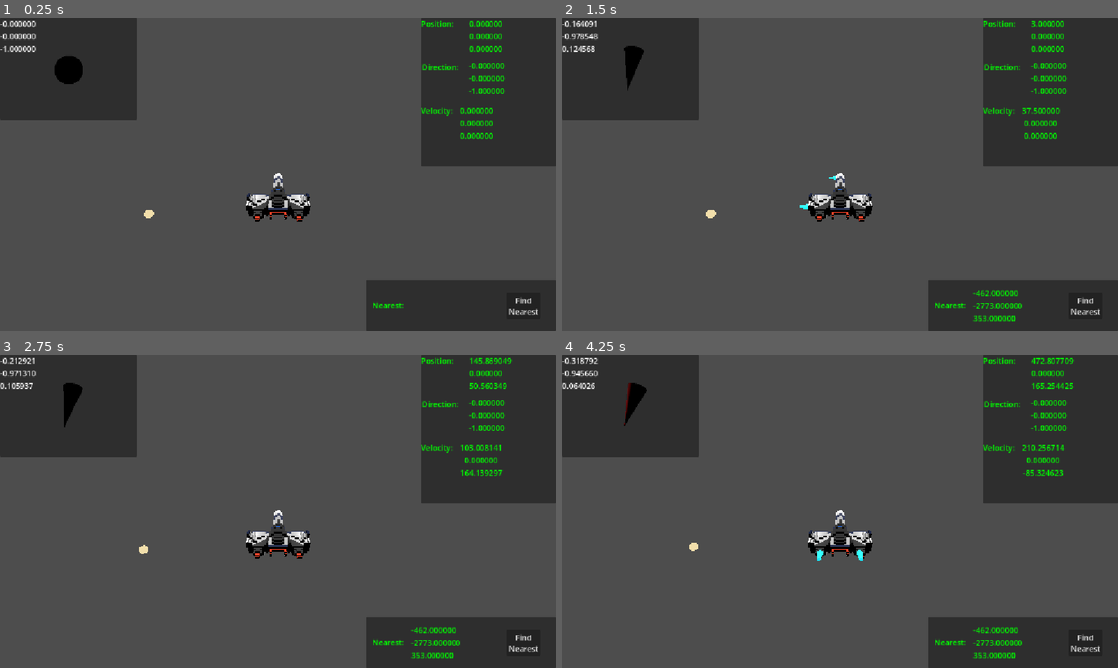
Above: before the commit, frames 1-4 (two rows, left to right).
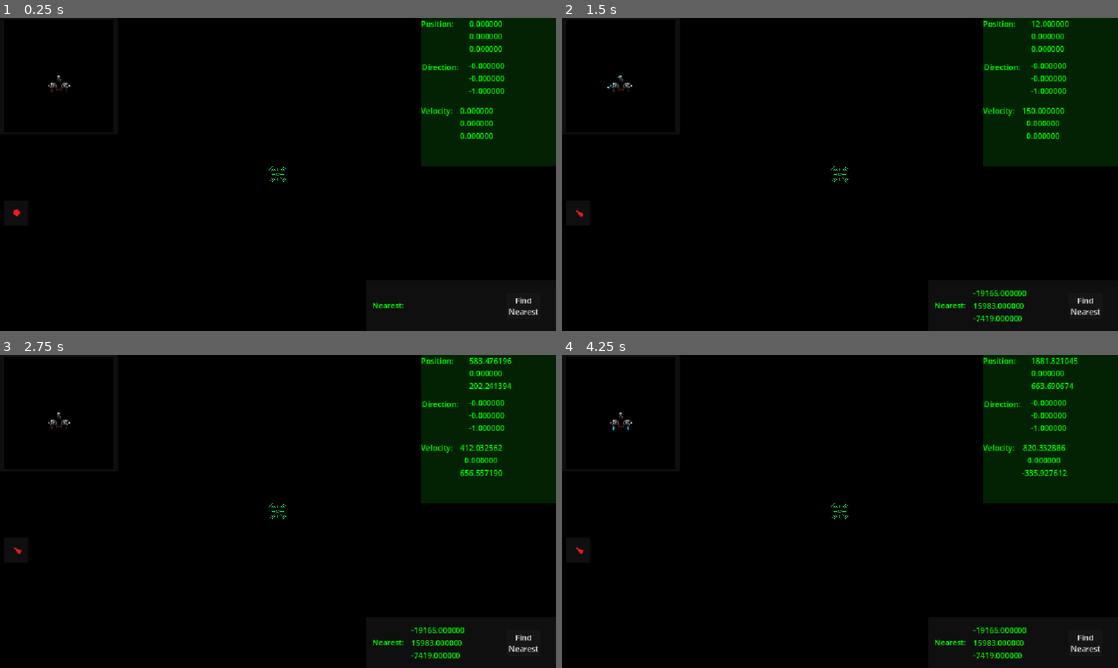
Above: after the commit, the same moments.

Repository: Sherwoodwt/space-ship
Game: Godot game, scene res://Game.tscn
The game is run twice, just before and just after one commit, with the same random seed, the same clock (stepped at 60 frames per second) and the same inputs.
Inputs (mouse positions are in pixels of both pictures, inside the frame that each line leads up to):
- Up to frame 1 (0.25 s): no input
- Up to frame 2 (1.5 s): click "Find Nearest" at 0.5 s; tap Enter at 1.25 s; move the mouse to (962, 158) at 1.27 s; hold D (right) from 1.28 s (still down); hold Shift (boost) from 1.28 s (still down)
- Up to frame 3 (2.75 s): tap Ctrl (break) at 1.55, 2.1 s; move the mouse to (166, 527) at 2.02 s; release D (right) at 2.03 s; release Shift (boost) at 2.03 s; hold S (backward) from 2.03 s (still down); tap F (nearest_star, bound only after the commit) at 2.3 s
- Up to frame 4 (4.25 s): move the mouse to (895, 442) at 2.77 s; release S (backward) at 2.78 s; hold D (right) 2.78-3.53 s; tap F (nearest_star, bound only after the commit) at 2.85 s; tap V (toggle_camera, bound only after the commit) at 3.05, 3.6 s; move the mouse to (812, 574) at 3.52 s; hold W (forward) from 3.53 s (still down); tap Shift (boost) at 3.8 s

The runs differ from the first frame. In frame 1, 98% of the frame differs, in the area x 0-100%, y 0-100%; in frame 2, 98%; in frame 3, 98%; in frame 4, 98%.

Commit message:
Flying around and camera views

Diff:
--- a/Game.tscn
+++ b/Game.tscn
@@ -1,26 +1,37 @@
 [gd_scene format=3 uid="uid://docm7prmbxp70"]
 
+[ext_resource type="Script" uid="uid://dj2lovq6786pk" path="res://game.gd" id="1_r0x5m"]
 [ext_resource type="Script" uid="uid://cq1hf52rgilkn" path="res://sector.gd" id="1_sb48q"]
 [ext_resource type="PackedScene" uid="uid://dkf554pyhjj20" path="res://ship.tscn" id="1_wbfu4"]
 [ext_resource type="Script" uid="uid://dr4uqhbhh7r42" path="res://camera.gd" id="3_sb48q"]
+[ext_resource type="Script" uid="uid://dlbs8px7fy1gg" path="res://cameras.gd" id="3_t88pq"]
 [ext_resource type="PackedScene" uid="uid://taswcl1cagla" path="res://ShipHUD.tscn" id="3_u44n3"]
+[ext_resource type="PackedScene" uid="uid://csyxewyre8t5o" path="res://crosshair.tscn" id="6_3mrqo"]
 
 [node name="Game" type="Node3D" unique_id=728801299]
+script = ExtResource("1_r0x5m")
 
 [node name="Section" type="Node3D" parent="." unique_id=1744669408]
 script = ExtResource("1_sb48q")
+size = 100000.0
 
 [node name="Ship" parent="." unique_id=944005227 instance=ExtResource("1_wbfu4")]
 
-[node name="Node3D" type="Node3D" parent="Ship" unique_id=412299355]
+[node name="Cameras" type="Node3D" parent="Ship" unique_id=412299355]
+script = ExtResource("3_t88pq")
+is_first_person = true
 
-[node name="Camera3D2" type="Camera3D" parent="Ship/Node3D" unique_id=624852853]
+[node name="3rdPerson" type="Camera3D" parent="Ship/Cameras" unique_id=624852853 groups=["pilot_camera"]]
 transform = Transform3D(1, 0, 0, 0, 0.9366722, 0.3502074, 0, -0.3502074, 0.9366722, 0, 5.225, 10.767)
-cull_mask = 1048573
-far = 500000.0
+cull_mask = 1048063
+far = 200000.0
 script = ExtResource("3_sb48q")
 
-[node name="DirectionalLight3D" type="DirectionalLight3D" parent="." unique_id=381357965]
-transform = Transform3D(1, 0, 0, 0, -0.12742819, 0.9918478, 0, -0.9918478, -0.12742819, 0, 1.002068, 0)
+[node name="1stPerson" type="Camera3D" parent="Ship/Cameras" unique_id=1156778610 groups=["pilot_camera"]]
+transform = Transform3D(1, 0, 0, 0, 1, 0, 0, 0, 1, 0, 0, -2.9840207)
+cull_mask = 1048063
+far = 200000.0
+
+[node name="CanvasLayer" parent="Ship/Cameras" unique_id=1926316699 instance=ExtResource("6_3mrqo")]
 
 [node name="ShipHud" parent="." unique_id=95916708 instance=ExtResource("3_u44n3")]
--- a/ShipHUD.tscn
+++ b/ShipHUD.tscn
@@ -1,9 +1,12 @@
 [gd_scene format=3 uid="uid://taswcl1cagla"]
 
 [ext_resource type="LabelSettings" uid="uid://c17f208nrrssd" path="res://labels.tres" id="1_i3dh4"]
+[ext_resource type="PackedScene" uid="uid://csyxewyre8t5o" path="res://crosshair.tscn" id="1_lr5s1"]
+[ext_resource type="Script" uid="uid://5n1r86glxo4c" path="res://secondary_view.gd" id="1_pj7ic"]
 [ext_resource type="PackedScene" uid="uid://dtsu1uusa6j0t" path="res://pointer.tscn" id="1_qgj2p"]
 [ext_resource type="Script" uid="uid://yotnlhoqipcc" path="res://nearest_sun.gd" id="2_ostj3"]
 [ext_resource type="Script" uid="uid://cqnu3wuv1o6p2" path="res://display_vector.gd" id="3_2c0sx"]
+[ext_resource type="Theme" uid="uid://b8q0unrig5ml1" path="res://panels.tres" id="4_qgj2p"]
 
 [node name="ShipHud" type="Control" unique_id=95916708]
 layout_mode = 3
@@ -15,30 +18,54 @@
 
 [node name="CanvasLayer" type="CanvasLayer" parent="." unique_id=1277068784]
 
+[node name="AltView" type="Panel" parent="CanvasLayer" unique_id=646639710]
+offset_right = 244.0
+offset_bottom = 241.0
+
+[node name="SubViewportContainer" type="SubViewportContainer" parent="CanvasLayer/AltView" unique_id=1647565761]
+layout_mode = 0
+offset_left = 9.0
+offset_top = 5.0
+offset_right = 235.0
+offset_bottom = 235.0
+stretch = true
+
+[node name="SubViewport" type="SubViewport" parent="CanvasLayer/AltView/SubViewportContainer" unique_id=1513967965]
+handle_input_locally = false
+size = Vector2i(226, 230)
+render_target_update_mode = 4
+
+[node name="CanvasLayer" parent="CanvasLayer/AltView/SubViewportContainer/SubViewport" unique_id=1926316699 instance=ExtResource("1_lr5s1")]
+start_flipped = true
+
+[node name="SecondaryView" type="Camera3D" parent="CanvasLayer/AltView/SubViewportContainer/SubViewport" unique_id=639210039]
+cull_mask = 1048063
+far = 200000.0
+script = ExtResource("1_pj7ic")
+
 [node name="Pointer" type="Panel" parent="CanvasLayer" unique_id=208163446]
-offset_right = 284.0
-offset_bottom = 211.0
+anchors_preset = 4
+anchor_top = 0.5
+anchor_bottom = 0.5
+offset_left = 8.08
+offset_top = 54.0
+offset_right = 59.0
+offset_bottom = 105.5
+grow_vertical = 2
 
 [node name="SubViewportContainer" type="SubViewportContainer" parent="CanvasLayer/Pointer" unique_id=258984295]
 layout_mode = 0
-offset_right = 285.0
-offset_bottom = 215.0
+offset_right = 52.92
+offset_bottom = 50.0
 stretch = true
 
 [node name="SubViewport" type="SubViewport" parent="CanvasLayer/Pointer/SubViewportContainer" unique_id=733386666]
 transparent_bg = true
 handle_input_locally = false
-size = Vector2i(285, 215)
+size = Vector2i(52, 50)
 render_target_update_mode = 4
 
 [node name="Pointer" parent="CanvasLayer/Pointer/SubViewportContainer/SubViewport" unique_id=1445720581 instance=ExtResource("1_qgj2p")]
-
-[node name="Label" type="Label" parent="CanvasLayer/Pointer" unique_id=1048893774]
-layout_mode = 0
-offset_right = 40.0
-offset_bottom = 23.0
-script = ExtResource("3_2c0sx")
-event = "pointer_direction"
 
 [node name="NearestSun" type="Panel" parent="CanvasLayer" unique_id=392446858]
 anchors_preset = 3
@@ -106,6 +133,7 @@
 offset_left = -280.0
 offset_bottom = 307.0
 grow_horizontal = 0
+theme = ExtResource("4_qgj2p")
 
 [node name="Position" type="Label" parent="CanvasLayer/ShipStuff" unique_id=411213121]
 layout_mode = 0
--- /dev/null
+++ b/cameras.gd
@@ -0,0 +1,21 @@
+extends Node3D
+
+@export var is_first_person: bool
+
+@onready var first_person: Camera3D = $"1stPerson"
+@onready var third_person: Camera3D = $"3rdPerson"
+
+func _ready() -> void:
+	_reset()
+
+func _process(delta: float) -> void:
+	if Input.is_action_just_pressed("toggle_camera"):
+		is_first_person = !is_first_person
+		_reset()
+		Events.camera_changed.emit()
+
+func _reset():
+	if is_first_person:
+		first_person.make_current()
+	else:
+		third_person.make_current()
--- /dev/null
+++ b/crosshair.tscn
@@ -0,0 +1,40 @@
+[gd_scene format=3 uid="uid://csyxewyre8t5o"]
+
+[ext_resource type="Script" uid="uid://cnrc8ajh2cma2" path="res://toggle.gd" id="1_ly6fr"]
+[ext_resource type="Texture2D" uid="uid://cewh2qpfl2ppt" path="res://sprites/crosshair.png" id="1_rtxwy"]
+
+[node name="CanvasLayer" type="CanvasLayer" unique_id=1926316699]
+script = ExtResource("1_ly6fr")
+event = "camera_changed"
+
+[node name="Control" type="Control" parent="." unique_id=895745886]
+layout_mode = 3
+anchors_preset = 8
+anchor_left = 0.5
+anchor_top = 0.5
+anchor_right = 0.5
+anchor_bottom = 0.5
+offset_left = -32.0
+offset_top = -32.0
+offset_right = 32.0
+offset_bottom = 32.0
+grow_horizontal = 2
+grow_vertical = 2
+
+[node name="Crosshair" type="TextureRect" parent="Control" unique_id=1887869730]
+light_mask = 1023
+visibility_layer = 1023
+layout_mode = 1
+anchors_preset = 8
+anchor_left = 0.5
+anchor_top = 0.5
+anchor_right = 0.5
+anchor_bottom = 0.5
+offset_left = -20.0
+offset_top = -20.0
+offset_right = 20.0
+offset_bottom = 20.0
+grow_horizontal = 2
+grow_vertical = 2
+texture = ExtResource("1_rtxwy")
+expand_mode = 3
--- a/events.gd
+++ b/events.gd
@@ -8,3 +8,4 @@
 signal find_nearest_star(position: Vector3)
 signal to_target(target: Vector3)
 signal pointer_direction(dir: Vector3)
+signal camera_changed()
--- /dev/null
+++ b/game.gd
@@ -0,0 +1,17 @@
+extends Node3D
+
+@export var min_size: int
+@export var max_size: int
+@export var size: float = 10000
+@export var num_planets: int
+
+const star_scene = preload("res://star.tscn")
+
+func _ready() -> void:
+	for i in range(0, num_planets):
+		var x = randi_range(-size, size)
+		var y = randi_range(-size, size)
+		var z = randi_range(-size, size)
+		var star = star_scene.instantiate() as Star
+		add_child(star)
+		star.position = Vector3(x, y, z)
--- /dev/null
+++ b/map.tscn
@@ -0,0 +1,15 @@
+[gd_scene format=3 uid="uid://bqyjfbo58od17"]
+
+[ext_resource type="Shader" uid="uid://xb2clwqe5tj2" path="res://sector.gdshader" id="1_c7s6e"]
+
+[sub_resource type="ShaderMaterial" id="ShaderMaterial_wijl4"]
+render_priority = 0
+shader = ExtResource("1_c7s6e")
+
+[sub_resource type="BoxMesh" id="BoxMesh_e0an3"]
+material = SubResource("ShaderMaterial_wijl4")
+
+[node name="Map" type="Node3D" unique_id=912400981]
+
+[node name="MeshInstance3D" type="MeshInstance3D" parent="." unique_id=1931729624]
+mesh = SubResource("BoxMesh_e0an3")
--- a/nearest_sun.gd
+++ b/nearest_sun.gd
@@ -8,6 +8,10 @@
 
 func _ready() -> void:
 	Events.position_changed.connect(_new_position)
+
+func _process(delta: float) -> void:
+	if Input.is_action_just_pressed("nearest_star"):
+		_find_nearest()
 
 func _new_position(position: Vector3):
 	if !_fetched:
--- /dev/null
+++ b/panels.tres
@@ -0,0 +1,16 @@
+[gd_resource type="Theme" format=3 uid="uid://b8q0unrig5ml1"]
+
+[sub_resource type="StyleBoxFlat" id="StyleBoxFlat_jlxee"]
+content_margin_left = 0.0
+content_margin_top = 0.0
+content_margin_right = 0.0
+content_margin_bottom = 0.0
+bg_color = Color(0.101960786, 0.9843137, 0.101960786, 0.13725491)
+corner_radius_top_left = 3
+corner_radius_top_right = 3
+corner_radius_bottom_right = 3
+corner_radius_bottom_left = 3
+corner_detail = 5
+
+[resource]
+Panel/styles/panel = SubResource("StyleBoxFlat_jlxee")
--- a/pointer.gd
+++ b/pointer.gd
@@ -10,6 +10,8 @@
 	Events.position_changed.connect(set_origin)
 
 func _process(delta: float) -> void:
+	if !target:
+		return
 	look_at((target - origin).normalized(), basis.y)
 	Events.pointer_direction.emit(-basis.z)
 
--- a/pointer.tscn
+++ b/pointer.tscn
@@ -17,16 +17,16 @@
 
 [node name="PointerMesh" type="MeshInstance3D" parent="Pivot" unique_id=537753685]
 transform = Transform3D(1, 0, 0, 0, -4.371139e-08, 1, 0, -1, -4.371139e-08, 0, 0, 0)
-layers = 2
+layers = 512
 mesh = SubResource("CylinderMesh_amcjp")
-
-[node name="DirectionalLight3D" type="DirectionalLight3D" parent="." unique_id=304978344]
-transform = Transform3D(1, 0, 0, 0, -4.371139e-08, 1, 0, -1, -4.371139e-08, 0, 0, 0)
-layers = 2
 
 [node name="Pivort" type="Node3D" parent="." unique_id=1583591772]
 
 [node name="Camera3D" type="Camera3D" parent="Pivort" unique_id=914992321]
 transform = Transform3D(1, 0, 0, 0, 1, 0, 0, 0, 1, 0, 0, 3.337319)
-cull_mask = 1047554
+cull_mask = 1048064
 script = ExtResource("2_p82c6")
+
+[node name="DirectionalLight3D" type="DirectionalLight3D" parent="Pivort" unique_id=304978344]
+transform = Transform3D(-4.371139e-08, 1, 0, -1, -4.371139e-08, 0, 0, 0, 1, 0, 0, 0)
+layers = 512
--- a/project.godot
+++ b/project.godot
@@ -24,6 +24,10 @@
 window/size/mode=2
 window/stretch/mode="canvas_items"
 window/stretch/aspect="expand"
+
+[global_group]
+
+pilot_camera=""
 
 [input]
 
@@ -97,6 +101,16 @@
 "events": [Object(InputEventKey,"resource_local_to_scene":false,"resource_name":"","device":-1,"window_id":0,"alt_press …(195 unchanged characters)…
 ]
 }
+toggle_camera={
+"deadzone": 0.2,
+"events": [Object(InputEventKey,"resource_local_to_scene":false,"resource_name":"","device":-1,"window_id":0,"alt_pressed":false,"shift_pressed":false,"ctrl_pressed":false,"meta_pressed":false,"pressed":false,"keycode":0,"physical_keycode":86,"key_label":0,"unicode":118,"location":0,"echo":false,"script":null)
+]
+}
+nearest_star={
+"deadzone": 0.2,
+"events": [Object(InputEventKey,"resource_local_to_scene":false,"resource_name":"","device":-1,"window_id":0,"alt_pressed":false,"shift_pressed":false,"ctrl_pressed":false,"meta_pressed":false,"pressed":false,"keycode":0,"physical_keycode":70,"key_label":0,"unicode":102,"location":0,"echo":false,"script":null)
+]
+}
 
 [physics]
 
@@ -107,3 +121,4 @@
 rendering_device/driver.windows="d3d12"
 renderer/rendering_method="gl_compatibility"
 renderer/rendering_method.mobile="gl_compatibility"
+environment/defaults/default_clear_color=Color(0, 0, 0, 1)
--- /dev/null
+++ b/secondary_view.gd
@@ -0,0 +1,21 @@
+extends Camera3D
+
+var _cameras: Array[Camera3D]
+var _cur: int
+
+func _ready() -> void:
+	_cameras.assign(get_tree().get_nodes_in_group("pilot_camera"))
+	Events.camera_changed.connect(reset_camera)
+	reset_camera()
+	reset_position()
+
+func _process(delta: float) -> void:
+	reset_position()
+
+func reset_position():
+	global_transform = _cameras[_cur].global_transform
+
+func reset_camera():
+	var main = get_tree().root.get_camera_3d()
+	if main == _cameras[_cur]:
+		_cur = (_cur + 1) % _cameras.size()
--- a/ship.gd
+++ b/ship.gd
@@ -5,7 +5,7 @@
 const ACCEL_INC = .5
 const DECELERATION = .1
 const MAX_ROTATION = .03
-const ROTATION_ACCEL = .001
+const ROTATION_ACCEL = .0001
 const BOOST = 4.0
 
 var _acceleration: Vector3
@@ -13,6 +13,8 @@
 
 func _physics_process(delta: float) -> void:
 	var pulse = Vector3.ZERO
+	var boost = Input.is_action_pressed("boost") || velocity.length() > MAX_SPEED
+
 	if Input.is_action_pressed("forward"):
 		pulse.z -= 1
 	if Input.is_action_pressed("backward"):
@@ -21,11 +23,6 @@
 		pulse.x -= 1
 	if Input.is_action_pressed("right"):
 		pulse.x += 1
-
-	var directional_pulse = global_transform.basis * pulse
-
-	if Input.is_action_pressed("break"):
-		directional_pulse = -velocity.normalized()
 
 	var rotation_pulse = Vector3.ZERO
 	if Input.is_action_pressed("rotate_up"):
@@ -46,17 +43,24 @@
 	_flip_exhausts(rotation_pulse.z, $Exhausts/RollLeft, $Exhausts/RollRight)
 	_flip_exhausts(rotation_pulse.x, $Exhausts/TurnUp, $Exhausts/TurnDown)
 
+	var directional_pulse = global_transform.basis * pulse
+	if Input.is_action_pressed("break"):
+		directional_pulse = -velocity.normalized()
+
 	_acceleration = _acceleration.move_toward(directional_pulse * MAX_ACCEL, ACCEL_INC)
 	if pulse.z < 0:
 		$Exhausts/Forward.visible = true
 	else:
 		$Exhausts/Forward.visible = false
 	_flip_exhausts(-pulse.x, $Exhausts/MoveLeft, $Exhausts/MoveRight)
-	var boost = Input.is_action_pressed("boost")
 	var target = directional_pulse * MAX_SPEED
+	var accel = DECELERATION
+	if directional_pulse.length():
+			accel = _acceleration.length()
 	if boost:
 		target = target * BOOST
-	velocity = velocity.move_toward(target, _acceleration.length() if directional_pulse.length() else DECELERATION)
+		accel = accel * BOOST
+	velocity = velocity.move_toward(target, accel)
 	Events.accel_changed.emit(_acceleration)
 	Events.velocity_changed.emit(velocity)
 
--- a/star.gd
+++ b/star.gd
@@ -24,4 +24,3 @@
 	mesh.set_surface_override_material(0, material)
 	var radius: float = lerp(MAX_SIZE, MIN_SIZE, age_percent)
 	scale = scale * radius
-	print(global_position)
--- a/star.tscn
+++ b/star.tscn
@@ -19,11 +19,13 @@
 young_color = Color(0.9137255, 0.11372549, 0, 1)
 old_color = Color(0.9529412, 1, 0.78039217, 1)
 
+[node name="OmniLight3D" type="OmniLight3D" parent="." unique_id=518651475]
+light_energy = 8.6
+omni_range = 4096.0
+
 [node name="CollisionShape3D" type="CollisionShape3D" parent="." unique_id=373411539]
 shape = SubResource("SphereShape3D_1b021")
 
 [node name="MeshInstance3D" type="MeshInstance3D" parent="." unique_id=1595931615]
 cast_shadow = 0
 mesh = SubResource("SphereMesh_1b021")
-
-[node name="OmniLight3D" type="OmniLight3D" parent="." unique_id=518651475]
--- /dev/null
+++ b/toggle.gd
@@ -0,0 +1,11 @@
+extends CanvasLayer
+
+@export var event: String
+@export var start_flipped: bool
+
+func _ready() -> void:
+	Events.connect(event, toggle)
+	visible = !start_flipped
+
+func toggle():
+	visible = !visible
Not shown, added: cameras.gd.uid
Not shown, added: game.gd.uid
Not shown, added: secondary_view.gd.uid
Binary file added: sprites/crosshair.png
Not shown, added: sprites/crosshair.png.import
Not shown, added: toggle.gd.uid
Not shown, added: notes.rtf
